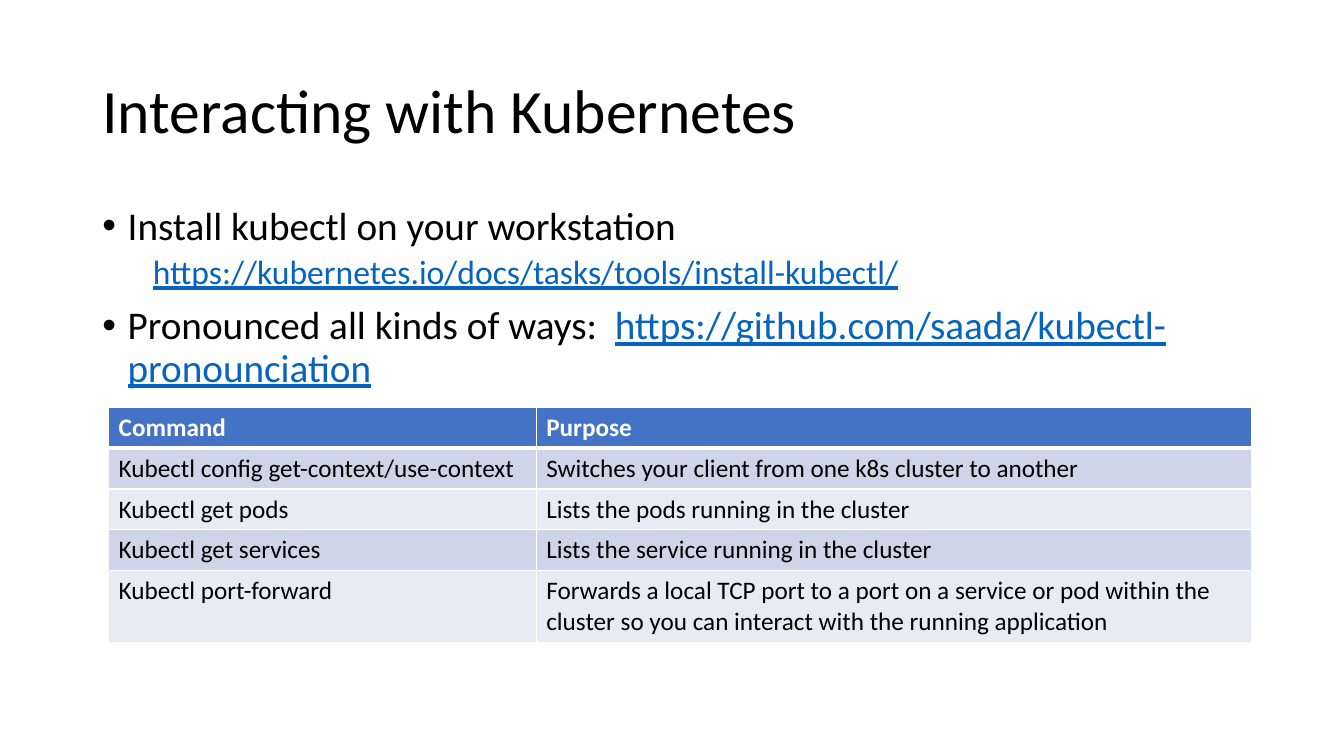
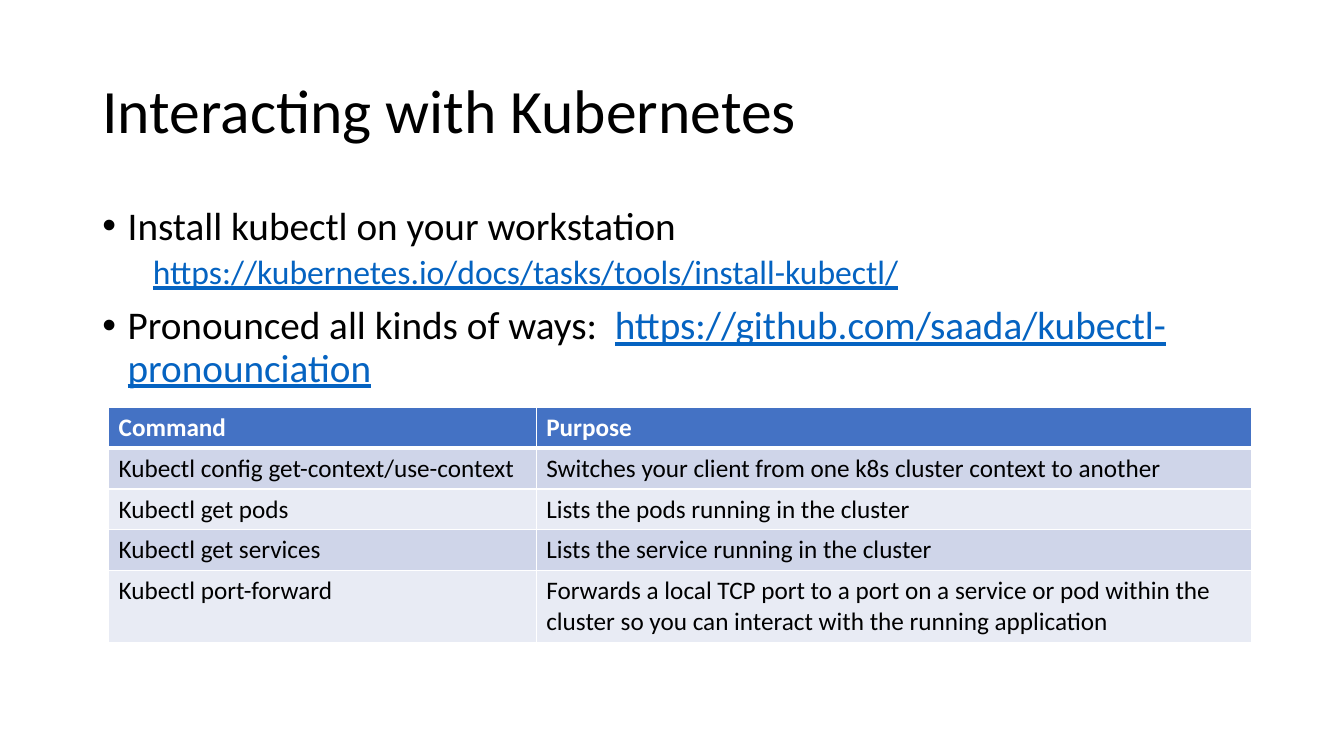
Before and after one commit to chlsmith/docker-and-k8s, a slide deck: slide 11 of fun-with-k8s.pptx. Drawn at 1344x756 pixels with LibreOffice and Linux fonts; fonts in the diff are those of the drawing. Boxes give left, top, right and bottom in pixels: in the first picture for what was removed or moved away, otherwise in the second. Text is boxed around its words. In the diff, an @@ line names an element or a change of style, - is before the commit and + after.

Commit message:
final updates

```diff
--- a/fun-with-k8s.pptx
+++ b/fun-with-k8s.pptx
@@ table at [109,407,1252,641] @@
-row 2, column 2: Switches your client from one k8s cluster to another
+row 2, column 2: Switches your client from one k8s cluster context to another
```
Also in this commit, not shown: 4 other slides changed.
